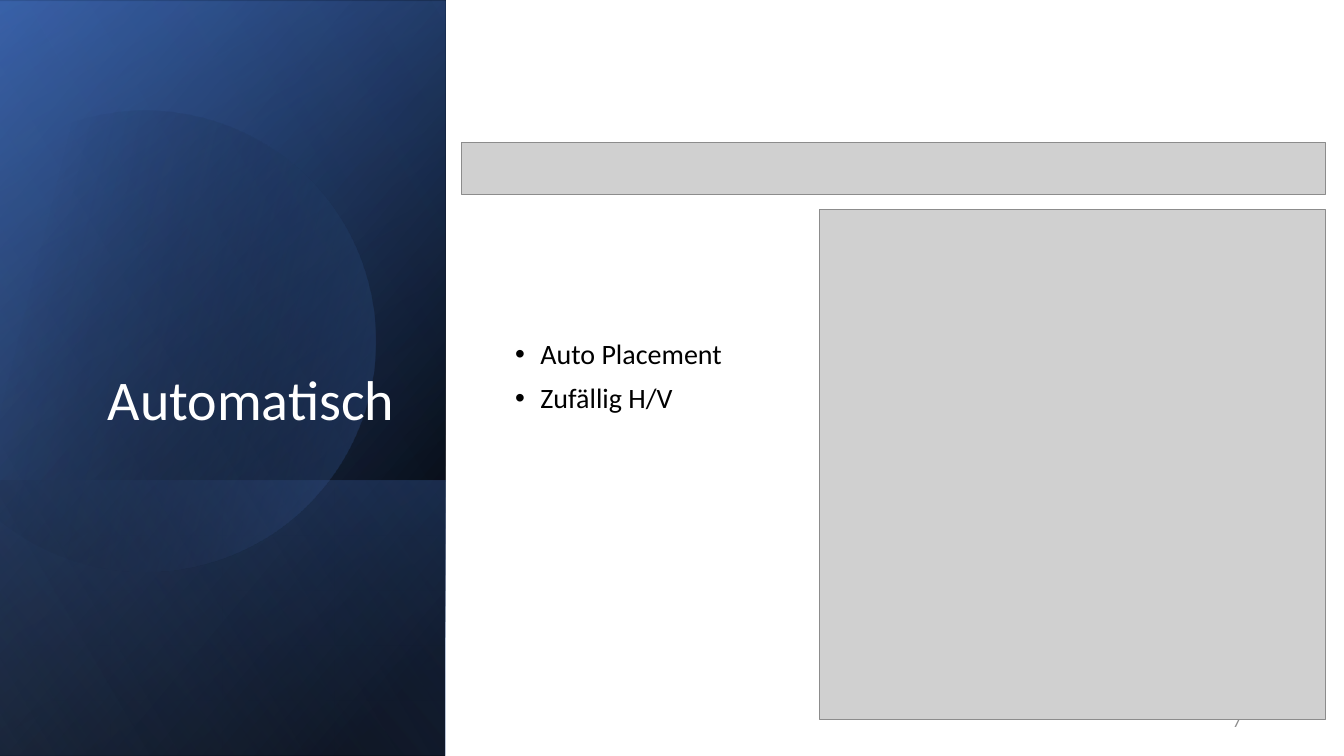
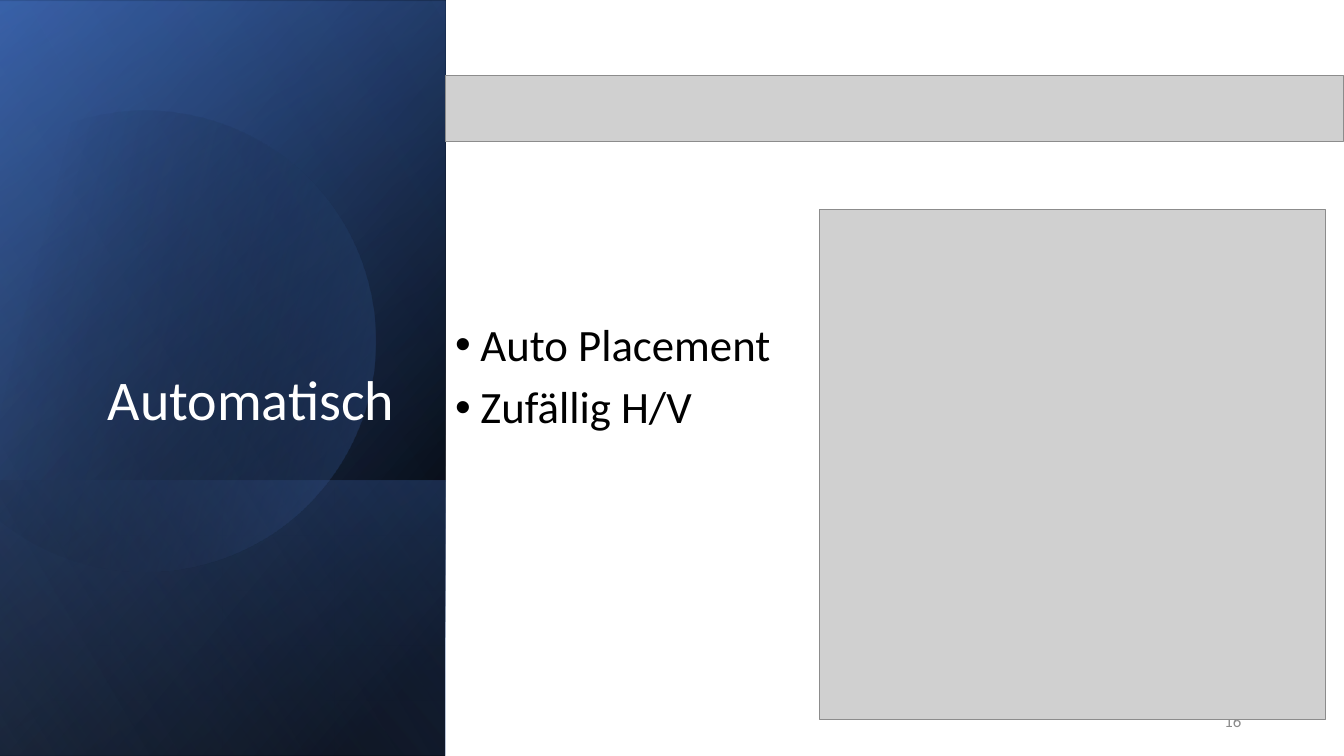
Before and after one commit to ConfusedMess/Schulprojekt, a slide deck: slide 16 of Schiffe versenken.pptx (slide 7 before the commit). Drawn at 1344x756 pixels with LibreOffice and Linux fonts; fonts in the diff are those of the drawing; grey boxes stand for pictures. Boxes give left, top, right and bottom in pixels: in the first picture for what was removed or moved away, otherwise in the second. Text is boxed around its words. In the diff, an @@ line names an element or a change of style, - is before the commit and + after.

```diff
--- a/Schiffe versenken.pptx
+++ b/Schiffe versenken.pptx
@@ text "Auto Placement": place and size @@
-text "Auto Placement" at [540,344,722,413]
+text "Auto Placement" at [480,330,770,431]
@@ text "Auto Placement" at [480,330,770,431]: size 20 to 32 pt @@
@@ picture added at [446,76,1344,142] @@
@@ picture removed at [462,143,1326,195] @@
@@ page number at [1224,719,1241,727]: text changed @@
-7
+16
```
Also in this commit, not shown: 12 other slides changed, 12 slides added.
